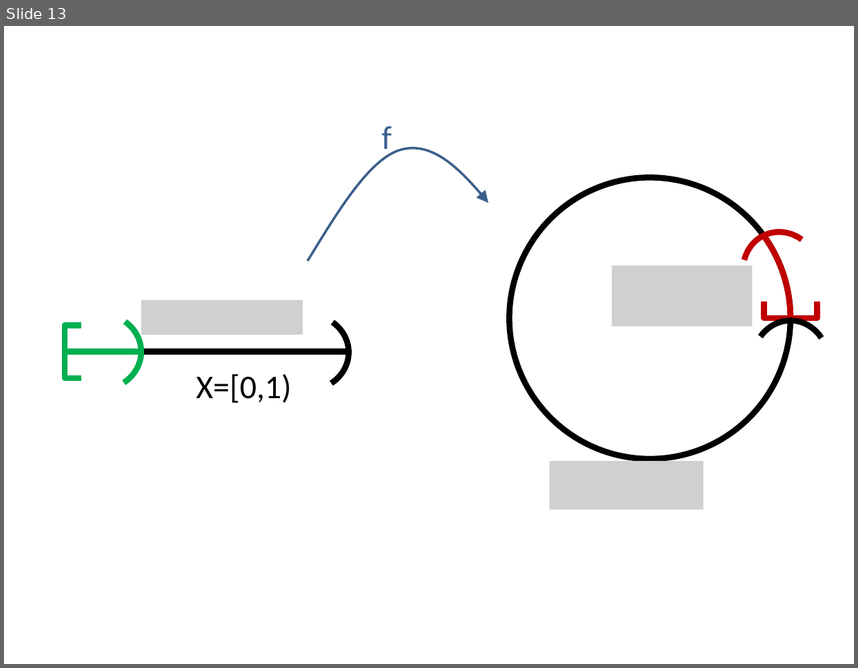
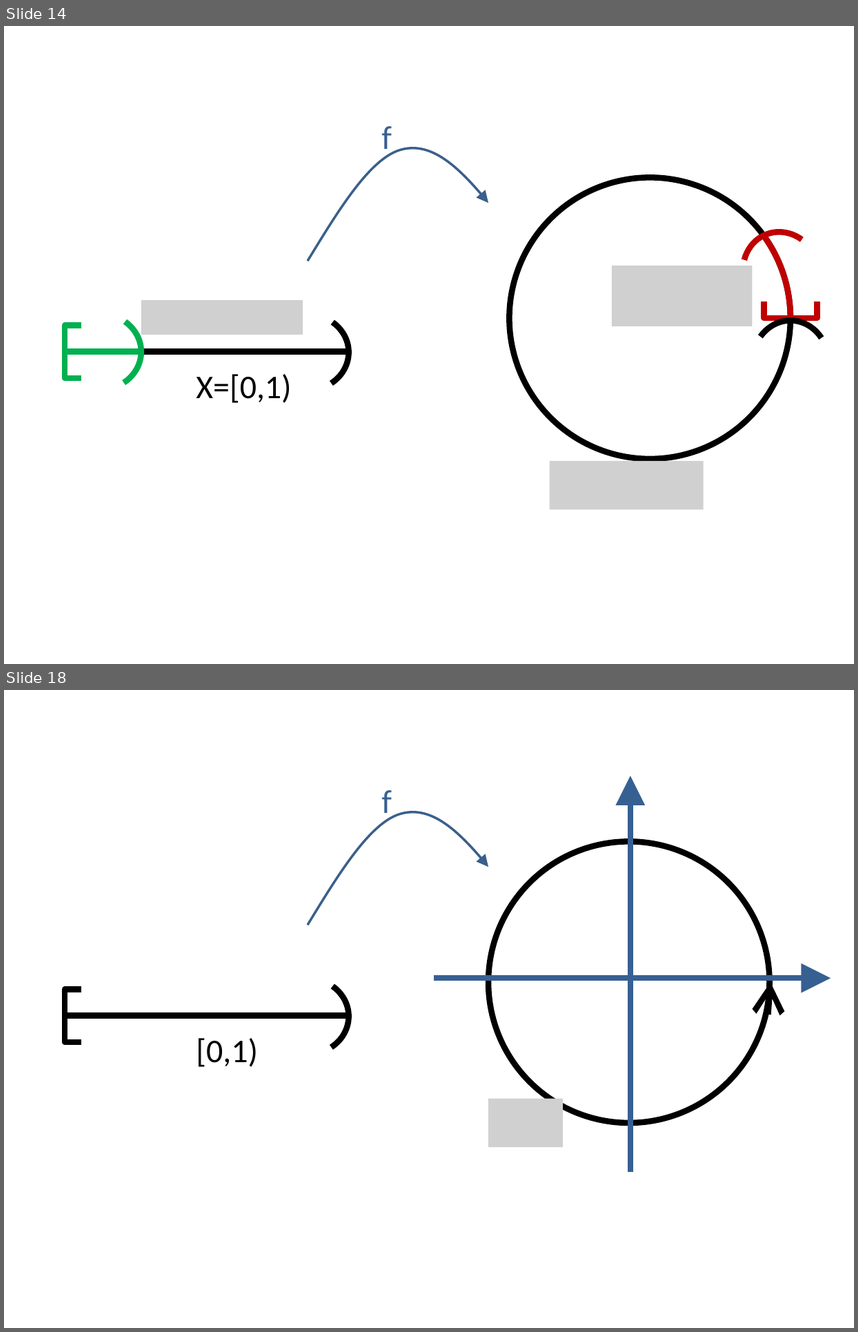
Before and after one commit to lutteropp/GeoTopo, a slide deck: images/Bilder.pptx. Shown one above the other, each under a label of ours: slide 13 before the commit, slides 14 and 18 after it; the slides between them are not shown. The pictures are 858x668 and 858x1332 pixels, drawn with LibreOffice and Linux fonts; fonts in the diff are those of the drawing; grey boxes stand for pictures. Boxes give left, top, right and bottom in pixels: in the first picture for what was removed or moved away, otherwise in the second. Text is boxed around its words. In the diff, an @@ line names an element or a change of style, - is before the commit and + after.

```diff
--- a/images/Bilder.pptx
+++ b/images/Bilder.pptx
@@ slide 18 added at (4, 690, 854, 1328), background #FFFFFF @@
@@ group added at (65, 776, 831, 1172): 3 arrows, 2 freeform shapes, 2 texts, 1 ellipse, 1 line, 1 picture, 1 arc (boxed as its full ellipse) @@
+f
+[0,1)
@@ what was slide 13 is now slide 14 @@
```
Also in this commit, not shown: 6 other slides added, 13 other files.
